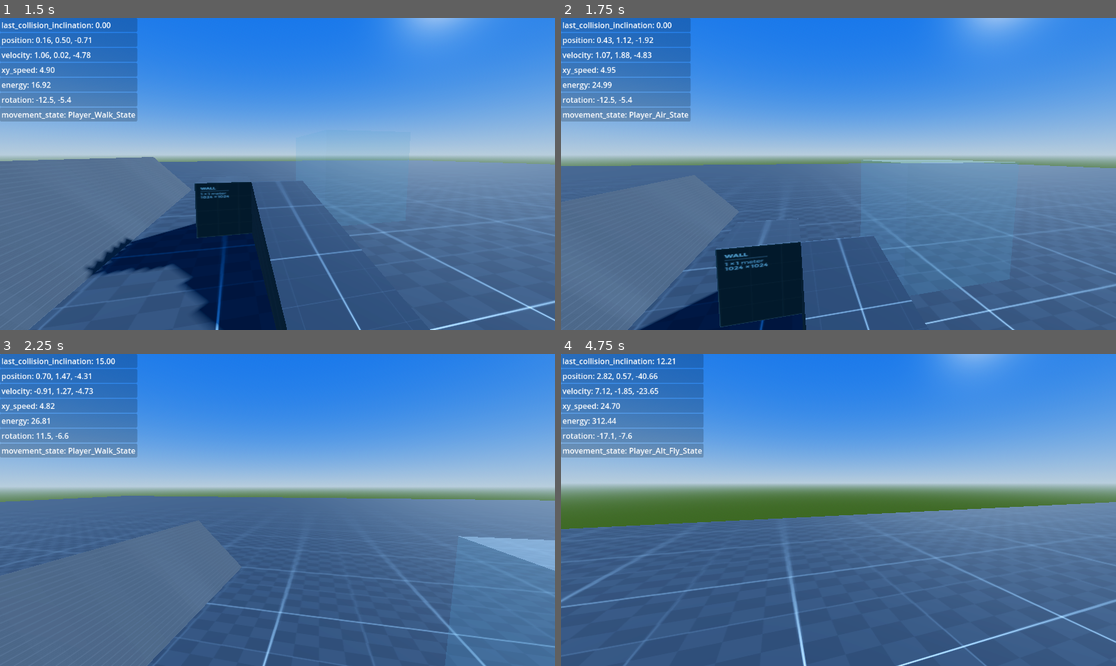
Above: before the commit, frames 1-4 (two rows, left to right).
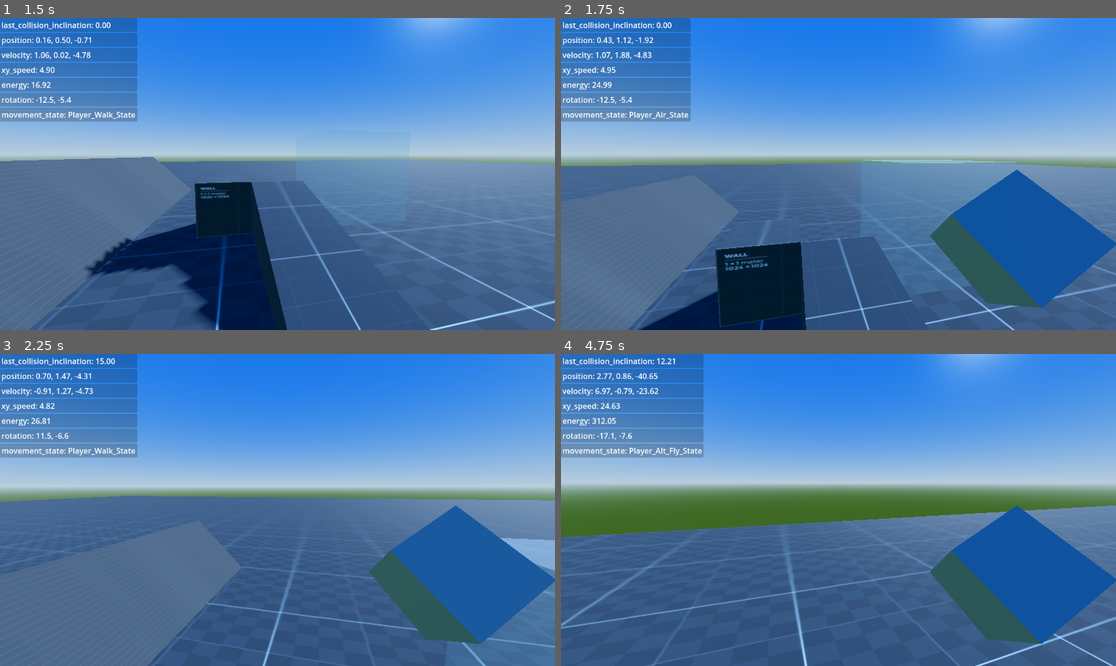
Above: after the commit, the same moments.

Repository: Kestrel280/tethergame
Game: Godot game, scene res://main.tscn
The game is run twice, just before and just after one commit, with the same random seed, the same clock (stepped at 60 frames per second) and the same inputs.
Inputs (mouse positions are in pixels of both pictures, inside the frame that each line leads up to):
- Up to frame 1 (1.5 s): click "Play" at 0.5 s; tap Enter at 1.25 s; move the mouse to (305, 174) at 1.27 s; hold W (move_forward) from 1.28 s (still down); click (305, 174) at 1.35 s
- Up to frame 2 (1.75 s): keep holding W (move_forward); tap Space (jump) at 1.52 s; tap 2 at 1.55 s
- Up to frame 3 (2.25 s): keep holding W (move_forward); tap Space (jump) at 1.82 s; move the mouse to (249, 510) at 2.02 s; tap 2 at 2.1 s
- Up to frame 4 (4.75 s): keep holding W (move_forward); tap Space (jump) at 2.27, 2.57, 3.77, 3.8, 4.07 s; tap Q at 2.3, 2.85 s; move the mouse to (849, 503) at 2.77 s; tap E at 3.05, 3.6 s; move the mouse to (832, 516) at 3.52 s; move the mouse to (877, 513) at 4.27 s; hold Space (jump) from 4.28 s (still down); click (877, 513) at 4.55 s

Frame 1 is identical in both runs. In frame 2, 8.6% of the frame differs, in the area x 66-100%, y 48-93%; in frame 3, 8.6%; in frame 4, 13%, in the area x 0-100%, y 6-100%.

Commit message:
Add weapon single-shot, shot-cooldown, and tether weapon with tether movement states (template for now)

Diff:
--- a/classes/player/player.gd
+++ b/classes/player/player.gd
@@ -32,8 +32,12 @@
 			swap_controller(test);
 		elif event.pressed and event.keycode == KEY_1:
 			equip_weapon(Weapon.new(self, preload("res://weapons/pistol/pistol.tres")));
+		elif event.pressed and event.keycode == KEY_2:
+			equip_weapon(Weapon.new(self, preload("res://weapons/tether/tether.tres")));
 	elif Input.is_action_just_pressed("shoot"):
 		if weapon: weapon.try_shoot();
+	elif Input.is_action_just_released("shoot"):
+		if weapon: weapon.stop_shoot();
 
 
 
--- a/classes/weapon/weapon.gd
+++ b/classes/weapon/weapon.gd
@@ -5,6 +5,8 @@
 var carrier : Node3D;
 var mesh : MeshInstance3D;
 var shoot_action : Weapon_Shoot_Action;
+var in_shot_cooldown : bool = false;
+var weapon_res : Weapon_Resource;
 
 
 func _init(carrier : Node3D, weapon_res : Weapon_Resource):
@@ -14,6 +16,7 @@
 	mesh.position = weapon_res.position;
 	mesh.rotation_degrees = weapon_res.orientation;
 	shoot_action = weapon_res.shoot_script.new();
+	self.weapon_res = weapon_res;
 
 
 func _ready() -> void:
@@ -21,4 +24,17 @@
 
 
 func try_shoot() -> void:
+	if in_shot_cooldown: return;
+
+	in_shot_cooldown = true;
 	shoot_action.shoot(carrier, self);
+	await get_tree().create_timer(weapon_res.shot_cooldown).timeout;
+	in_shot_cooldown = false;
+
+
+func stop_shoot() -> void:
+	shoot_action.stop_shoot(carrier);
+
+
+func abort_shoot() -> void:
+	shoot_action.abort_shoot(carrier);
--- a/classes/weapon/weapon_resource.gd
+++ b/classes/weapon/weapon_resource.gd
@@ -7,4 +7,5 @@
 @export var orientation : Vector3;
 @export_subgroup("Properties")
 @export var single_shot : bool = false;
+@export_range(0.05, 5.0) var shot_cooldown : float = 0.2;
 @export var shoot_script : GDScript;
--- a/classes/weapon/weapon_shoot_action.gd
+++ b/classes/weapon/weapon_shoot_action.gd
@@ -5,10 +5,18 @@
 const cast_length : float = 100.0;
 
 
-func shoot(weapon_carrier : Node3D, weapon : Weapon):
+func shoot(weapon_carrier : Player, weapon : Weapon):
 	var space_state = weapon_carrier.get_world_3d().direct_space_state;
 	var query = PhysicsRayQueryParameters3D.create(weapon.global_position, weapon.global_position - cast_length * weapon.global_transform.basis.z);
 	query.exclude = [weapon_carrier];
 	var result = space_state.intersect_ray(query);
 	if result: print("default_shoot_action hit %s at %s" % [result.collider, result.position]);
 	else: print("default_shoot_action missed");
+
+
+func stop_shoot(weapon_carrier : Player):
+	pass;
+
+
+func abort_shoot(weapon_carrier : Player):
+	pass;
--- a/project.godot
+++ b/project.godot
@@ -33,7 +33,8 @@
 "res://classes/state/": "green",
 "res://docs/": "green",
 "res://maps/": "teal",
-"res://ui/": "purple"
+"res://ui/": "purple",
+"res://weapons/": "pink"
 }
 
 [input]
--- /dev/null
+++ b/weapons/tether/movement_controller_tethered/Movement_Controller_Tethered.tscn
@@ -0,0 +1,28 @@
+[gd_scene load_steps=6 format=3 uid="uid://djk7f32chtpsi"]
+
+[ext_resource type="Script" uid="uid://cpkxj5d5gvgm5" path="res://weapons/tether/movement_controller_tethered/movement_controller_tethered.gd" id="1_j3lts"]
+[ext_resource type="Script" uid="uid://cnfr7v75ouaag" path="res://classes/state/state_machine.gd" id="2_hvy1o"]
+[ext_resource type="Script" uid="uid://dt2v2scf1un6y" path="res://weapons/tether/movement_controller_tethered/movement_states/tethered_air_state.gd" id="3_j3lts"]
+[ext_resource type="Script" uid="uid://dkqwg3jxywjne" path="res://weapons/tether/movement_controller_tethered/movement_states/tethered_idle_state.gd" id="4_s0rs6"]
+[ext_resource type="Script" uid="uid://dsgryl1tb2qy3" path="res://weapons/tether/movement_controller_tethered/movement_states/tethered_walk_state.gd" id="5_u1nhb"]
+
+[node name="Movement_Controller_Tethered" type="Node"]
+script = ExtResource("1_j3lts")
+metadata/_custom_type_script = "uid://cpkxj5d5gvgm5"
+
+[node name="State_Machine" type="Node" parent="." node_paths=PackedStringArray("current_state")]
+script = ExtResource("2_hvy1o")
+current_state = NodePath("Tethered_Idle_State")
+metadata/_custom_type_script = "uid://cnfr7v75ouaag"
+
+[node name="Tethered_Air_State" type="Node" parent="State_Machine"]
+script = ExtResource("3_j3lts")
+metadata/_custom_type_script = "uid://dt2v2scf1un6y"
+
+[node name="Tethered_Idle_State" type="Node" parent="State_Machine"]
+script = ExtResource("4_s0rs6")
+metadata/_custom_type_script = "uid://dkqwg3jxywjne"
+
+[node name="Tethered_Walk_State" type="Node" parent="State_Machine"]
+script = ExtResource("5_u1nhb")
+metadata/_custom_type_script = "uid://dsgryl1tb2qy3"
--- /dev/null
+++ b/weapons/tether/movement_controller_tethered/movement_controller_tethered.gd
@@ -0,0 +1,43 @@
+class_name Movement_Controller_Tethered
+extends Movement_Controller_Base
+
+
+static func construct() -> Movement_Controller_Tethered:
+	return preload("Movement_Controller_Tethered.tscn").instantiate();
+
+
+func start(body : Node3D):
+	super(body);
+	assert(body is CharacterBody3D, "Movement_Controller_Tethered must be applied to a CharacterBody3D");
+
+	for movement_state in $State_Machine.get_children():
+		movement_state.start(body);
+
+	# Determine initial state
+	if !body.is_on_floor(): $State_Machine.current_state = $State_Machine/Tethered_Air_State;
+	else:
+		if body.velocity.is_zero_approx(): $State_Machine.current_state = $State_Machine/Tethered_Idle_State;
+		else: $State_Machine.current_state = $State_Machine/Tethered_Walk_State;
+
+
+func move(dt : float, wish_dir : Vector3):
+	wish_dir = Vector3(wish_dir.x, 0, wish_dir.z).normalized();
+
+	var new_state_name : StringName = $State_Machine.current_state.update_velocity(dt, wish_dir, jumping);
+	if new_state_name != $State_Machine.current_state.state_name:
+		$State_Machine.transition(new_state_name);
+
+	# Test movement without actually performing it
+	# If we collided, do our own slide calculation first, before doing move_and_slide
+	var collision = body.move_and_collide(body.velocity * dt, true);
+	if collision:
+		Globals.debug_panel.add_property("last_collision_inclination", "%.2f" % rad_to_deg(acos(collision.get_normal().y)));
+		if acos(collision.get_normal().y) < body.floor_max_angle: body.apply_floor_snap();
+		else: body.velocity = body.velocity.slide(collision.get_normal());
+
+	body.velocity += body.get_gravity() * dt;
+	body.move_and_slide();
+
+
+func get_current_move_state() -> StringName:
+	return $State_Machine.current_state.state_name;
--- /dev/null
+++ b/weapons/tether/movement_controller_tethered/movement_states/tethered_air_state.gd
@@ -0,0 +1,24 @@
+class_name Tethered_Air_State
+extends Movement_State
+
+
+static var state_name : StringName = "Tethered_Air_State";
+
+
+func update_velocity(dt : float, wish_dir : Vector3, trying_jump : bool) -> StringName:
+	if body.is_on_floor():
+
+		# If we landed, but we're trying to jump, immediately re-jump and stay in airmove
+		if trying_jump: do_jump();
+
+		# If we landed, and our velocity is 0 now, go to idle
+		elif body.velocity.is_zero_approx(): return Tethered_Idle_State.state_name;
+
+		# If we landed, but we have velocity, go to walk
+		else: return Tethered_Walk_State.state_name;
+
+	var cur_speed_in_wish_dir = wish_dir.dot(body.velocity);
+	var max_speed_to_add = max(0, body.air_speed_cap - cur_speed_in_wish_dir);
+	var speed_to_add_in_wish_dir = clampf(body.air_accel * body.air_speed_cap * dt, 0.0, max_speed_to_add);
+	body.velocity += speed_to_add_in_wish_dir * wish_dir;
+	return self.state_name;
--- /dev/null
+++ b/weapons/tether/movement_controller_tethered/movement_states/tethered_idle_state.gd
@@ -0,0 +1,22 @@
+class_name Tethered_Idle_State
+extends Movement_State
+
+
+static var state_name : StringName = "Tethered_Idle_State";
+
+
+func update_velocity(dt : float, wish_dir : Vector3, trying_jump : bool) -> StringName:
+	# If we slipped off the floor somehow (we're in idle, so the floor must've been pulled from under us), transition to air state
+	if !body.is_on_floor(): return Tethered_Air_State.state_name;
+
+	# If trying to jump, just jump and transition to air state
+	if trying_jump:
+		body.velocity.y = body.jump_impulse;
+		return Tethered_Air_State.state_name;
+
+	# Not doing anything at all
+	if wish_dir == Vector3.ZERO: return Tethered_Idle_State.state_name;
+
+	# Doing something
+	body.velocity += wish_dir  * dt;
+	return Tethered_Walk_State.state_name;
--- /dev/null
+++ b/weapons/tether/movement_controller_tethered/movement_states/tethered_walk_state.gd
@@ -0,0 +1,23 @@
+class_name Tethered_Walk_State
+extends Movement_State
+
+
+static var state_name : StringName = "Tethered_Walk_State";
+
+
+func update_velocity(dt : float, wish_dir : Vector3, trying_jump : bool) -> StringName:
+	if !body.is_on_floor(): return Tethered_Air_State.state_name;
+
+	# If trying to jump, just jump and transition to air state
+	if trying_jump:
+		do_jump();
+		return Tethered_Air_State.state_name;
+
+	# If we're actually trying to walk, bypass friction
+	if wish_dir:
+		body.velocity.x = lerp(body.velocity.x, wish_dir.x * body.max_ground_speed, body.ground_accel);
+		body.velocity.z = lerp(body.velocity.z, wish_dir.z * body.max_ground_speed, body.ground_accel);
+	else:
+		body.velocity = body.velocity.move_toward(Vector3.ZERO, body.ground_friction);
+		if body.velocity.is_zero_approx(): return Tethered_Idle_State.state_name;
+	return Tethered_Walk_State.state_name;
--- /dev/null
+++ b/weapons/tether/tether.tres
@@ -0,0 +1,16 @@
+[gd_resource type="Resource" script_class="Weapon_Resource" load_steps=4 format=3 uid="uid://dhys71jnwrv8j"]
+
+[ext_resource type="Script" uid="uid://dumbt6yqtdj6q" path="res://classes/weapon/weapon_resource.gd" id="1_j4x3t"]
+[ext_resource type="Script" uid="uid://dj1phfmhmn2gu" path="res://weapons/tether/tether_shoot_action.gd" id="2_mpja1"]
+
+[sub_resource type="BoxMesh" id="BoxMesh_xx77b"]
+size = Vector3(0.1, 0.1, 0.1)
+
+[resource]
+script = ExtResource("1_j4x3t")
+mesh = SubResource("BoxMesh_xx77b")
+position = Vector3(0.2, -0.08, -0.25)
+orientation = Vector3(45, 45, 45)
+single_shot = true
+shoot_script = ExtResource("2_mpja1")
+metadata/_custom_type_script = "uid://dumbt6yqtdj6q"
--- /dev/null
+++ b/weapons/tether/tether_shoot_action.gd
@@ -0,0 +1,30 @@
+extends Weapon_Shoot_Action
+
+
+var anchor_pos : Vector3;
+var stored_movement_controller : Movement_Controller_Base;
+var tethered_movement_controller : Movement_Controller_Tethered = Movement_Controller_Tethered.construct();
+
+
+
+func shoot(weapon_carrier : Player, weapon : Weapon):
+	var space_state = weapon_carrier.get_world_3d().direct_space_state;
+	var query = PhysicsRayQueryParameters3D.create(weapon.global_position, weapon.global_position - cast_length * weapon.global_transform.basis.z);
+	query.exclude = [weapon_carrier];
+	var result = space_state.intersect_ray(query);
+	if result:
+		tethered_movement_controller.start(weapon_carrier);
+		stored_movement_controller = weapon_carrier.swap_controller(tethered_movement_controller);
+		print("tethered to %s at %s" % [result.collider, result.position]);
+	else: print("tether missed");
+
+
+
+func stop_shoot(weapon_carrier : Player):
+	if stored_movement_controller:
+		weapon_carrier.swap_controller(stored_movement_controller);
+		stored_movement_controller = null;
+
+
+func abort_shoot(weapon_carrier : Node3D):
+	stop_shoot(weapon_carrier);
Not shown, added: weapons/tether/movement_controller_tethered/movement_controller_tethered.gd.uid
Not shown, added: weapons/tether/movement_controller_tethered/movement_states/tethered_air_state.gd.uid
Not shown, added: weapons/tether/movement_controller_tethered/movement_states/tethered_idle_state.gd.uid
Not shown, added: weapons/tether/movement_controller_tethered/movement_states/tethered_walk_state.gd.uid
Not shown, added: weapons/tether/tether_shoot_action.gd.uid
